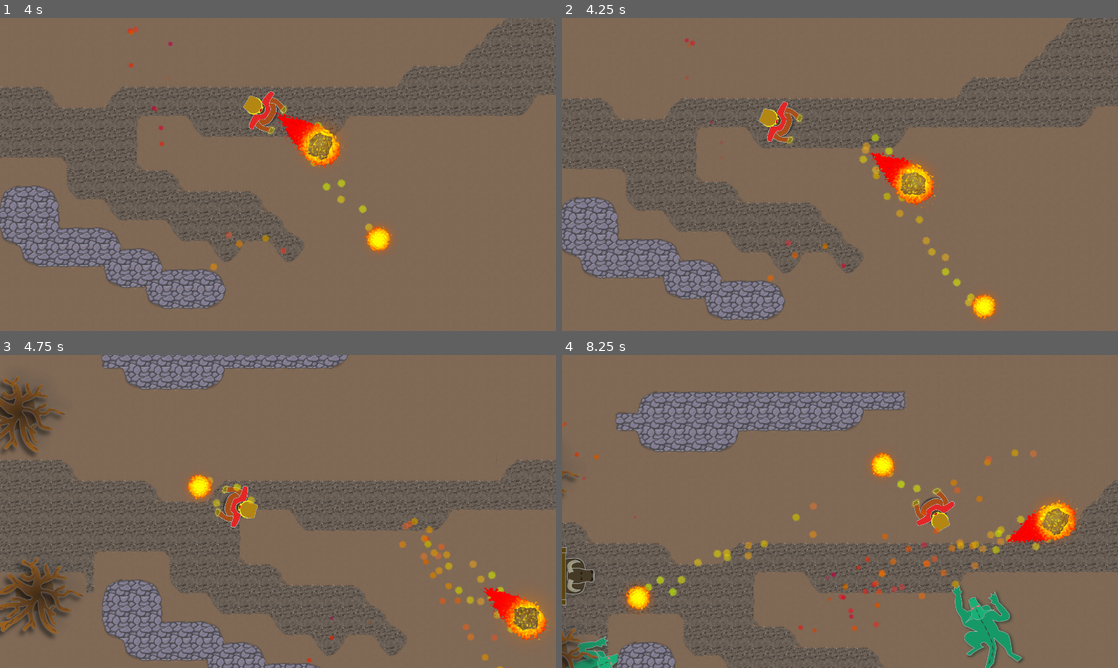
Above: before the commit, frames 1-4 (two rows, left to right).
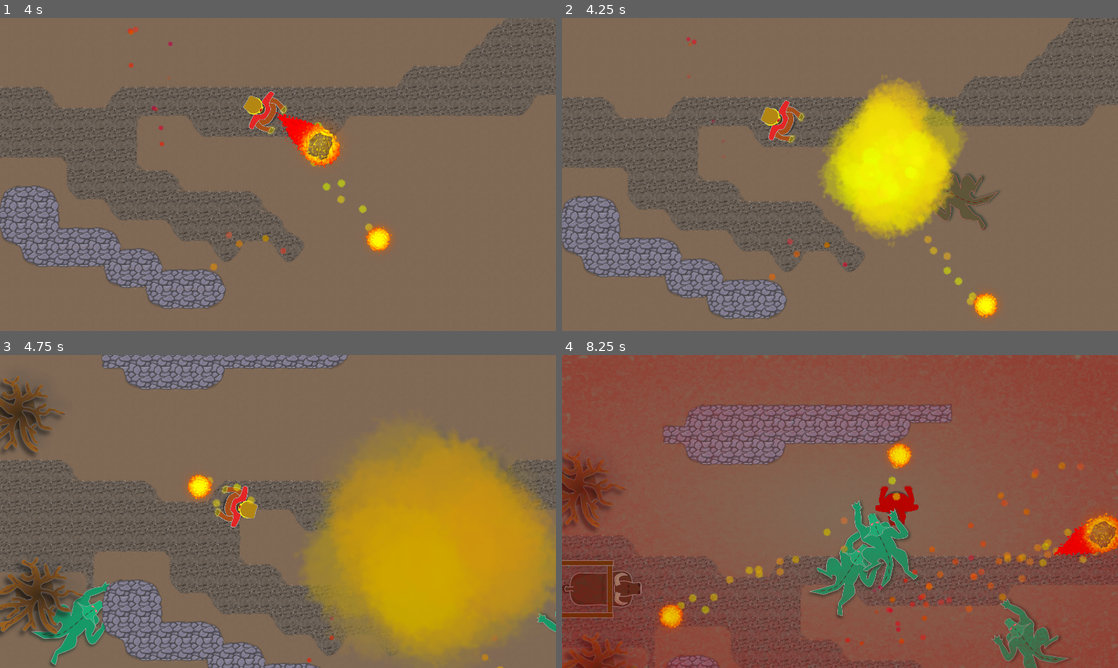
Above: after the commit, the same moments.

Repository: ludover-workshop/fireballs-example
Game: Godot game, scene res://scenes/main.tscn
The game is run twice, just before and just after one commit, with the same random seed, the same clock (stepped at 60 frames per second) and the same inputs.
Inputs (mouse positions are in pixels of both pictures, inside the frame that each line leads up to):
- Up to frame 1 (4 s): move the mouse to (400, 158) at 0.52 s; hold Right (ui_right) 0.53-1.28 s; click (400, 158) at 0.6 s; right-click (400, 158) at 0.8 s; move the mouse to (166, 190) at 1.27 s; hold Down (ui_down) 1.28-2.03 s; right-click (166, 190) at 1.35 s; click (166, 190) at 1.55 s; move the mouse to (333, 105) at 2.02 s; hold Right (ui_right) 2.03-2.78 s; click (333, 105) at 2.1 s; right-click (333, 105) at 2.3 s; move the mouse to (250, 237) at 2.77 s; hold Up (ui_up) 2.78-3.53 s; right-click (250, 237) at 2.85 s; click (250, 237) at 3.05 s; move the mouse to (444, 221) at 3.52 s; hold Left (ui_left) from 3.53 s (still down); click (444, 221) at 3.6 s; right-click (444, 221) at 3.8 s
- Up to frame 2 (4.25 s): keep holding Left (ui_left)
- Up to frame 3 (4.75 s): keep holding Left (ui_left); move the mouse to (111, 464) at 4.27 s; right-click (111, 464) at 4.35 s; click (111, 464) at 4.55 s
- Up to frame 4 (8.25 s): move the mouse to (867, 511) at 5.02 s; release Left (ui_left) at 5.03 s; hold Down (ui_down) 5.03-5.78 s; click (867, 511) at 5.1 s; right-click (867, 511) at 5.3 s; move the mouse to (756, 433) at 5.77 s; hold Right (ui_right) 5.78-6.53 s; right-click (756, 433) at 5.85 s; click (756, 433) at 6.05 s; move the mouse to (962, 495) at 6.52 s; hold Up (ui_up) 6.53-7.28 s; click (962, 495) at 6.6 s; right-click (962, 495) at 6.8 s; move the mouse to (728, 527) at 7.27 s; hold Right (ui_right) 7.28-8.03 s; right-click (728, 527) at 7.35 s; click (728, 527) at 7.55 s; move the mouse to (895, 442) at 8.02 s; hold Down (ui_down) from 8.03 s (still down); click (895, 442) at 8.1 s

Frame 1 is identical in both runs. In frame 2, 17% of the frame differs, in the area x 0-100%, y 0-97%; in frame 3, 26%; in frame 4, 64%, in the area x 0-100%, y 0-100%.

Commit message:
Sonidosgit add .

Diff:
--- /dev/null
+++ b/default_bus_layout.tres
@@ -0,0 +1,15 @@
+[gd_resource type="AudioBusLayout" format=2]
+
+[resource]
+bus/1/name = "Music"
+bus/1/solo = false
+bus/1/mute = false
+bus/1/bypass_fx = false
+bus/1/volume_db = -12.9785
+bus/1/send = "Master"
+bus/2/name = "Sound"
+bus/2/solo = false
+bus/2/mute = false
+bus/2/bypass_fx = false
+bus/2/volume_db = 0.0
+bus/2/send = "Master"
--- a/scenes/cart_with_path.tscn
+++ b/scenes/cart_with_path.tscn
@@ -2,7 +2,7 @@
 
 [ext_resource path="res://scenes/cart.tscn" type="PackedScene" id=1]
 [ext_resource path="res://scripts/CartPath.gd" type="Script" id=2]
-[ext_resource path="res://scenes/CartPathFollow2D.gd" type="Script" id=3]
+[ext_resource path="res://scripts/CartPathFollow2D.gd" type="Script" id=3]
 
 [node name="CartPath" type="Path2D"]
 curve = null
--- a/scenes/demon.tscn
+++ b/scenes/demon.tscn
@@ -6,6 +6,15 @@
 [ext_resource path="res://assets/demon_shadow.png" type="Texture" id=4]
 [ext_resource path="res://shaders/blinking_material.tres" type="Material" id=5]
 [ext_resource path="res://scenes/Damageable.tscn" type="PackedScene" id=6]
+[ext_resource path="res://scripts/RandomSounds.gd" type="Script" id=7]
+[ext_resource path="res://assets/demon-hurt2.ogg" type="AudioStream" id=8]
+[ext_resource path="res://assets/demon-hurt3.ogg" type="AudioStream" id=9]
+[ext_resource path="res://assets/demon-hurt4.ogg" type="AudioStream" id=10]
+[ext_resource path="res://assets/demon-hurt1.ogg" type="AudioStream" id=11]
+[ext_resource path="res://assets/demon-growl1.ogg" type="AudioStream" id=12]
+[ext_resource path="res://assets/demon-growl2.ogg" type="AudioStream" id=13]
+[ext_resource path="res://assets/demon-growl3.ogg" type="AudioStream" id=14]
+[ext_resource path="res://assets/demon-growl4.ogg" type="AudioStream" id=15]
 
 [sub_resource type="CapsuleShape2D" id=1]
 radius = 108.903
@@ -87,7 +96,7 @@
 
 [node name="demonShadow" type="Sprite" parent="demonSprite"]
 show_behind_parent = true
-position = Vector2( 0, 10 )
+position = Vector2( -1.6801, 8.2182 )
 texture = ExtResource( 4 )
 flip_v = true
 
@@ -115,5 +124,29 @@
 knockback_handler_path = NodePath("../TargetVelocityBehaviour")
 blinking_sprite_path = NodePath("../demonSprite")
 
+[node name="Sounds" type="Node2D" parent="."]
+
+[node name="HurtSounds" type="AudioStreamPlayer2D" parent="Sounds"]
+stream = ExtResource( 11 )
+volume_db = -3.104
+attenuation = 2.14355
+bus = "Sound"
+script = ExtResource( 7 )
+streams = [ ExtResource( 11 ), ExtResource( 8 ), ExtResource( 9 ), ExtResource( 10 ) ]
+
+[node name="GrowlSounds" type="AudioStreamPlayer2D" parent="Sounds"]
+attenuation = 2.07053
+bus = "Sound"
+script = ExtResource( 7 )
+streams = [ ExtResource( 12 ), ExtResource( 13 ), ExtResource( 14 ), ExtResource( 15 ) ]
+
+[node name="PlayGrowlArea" type="Area2D" parent="."]
+collision_layer = 0
+
+[node name="CollisionPolygon2D" type="CollisionPolygon2D" parent="PlayGrowlArea"]
+polygon = PoolVector2Array( 1.45016, -0.334625, 117.081, -336, 805.081, -896, 1188.54, -514.902, 1221.08, 0, 1189.08, 512, 805.081, 896, 117.081, 336 )
+
 [connection signal="body_entered" from="AttackArea" to="." method="_on_AttackArea_body_entered"]
 [connection signal="body_exited" from="AttackArea" to="." method="_on_AttackArea_body_exited"]
+[connection signal="body_entered" from="PlayGrowlArea" to="." method="_on_PlayGrowlArea_body_entered"]
+[connection signal="body_exited" from="PlayGrowlArea" to="." method="_on_PlayGrowlArea_body_exited"]
--- a/scenes/explosion.tscn
+++ b/scenes/explosion.tscn
@@ -1,7 +1,8 @@
-[gd_scene load_steps=15 format=2]
+[gd_scene load_steps=16 format=2]
 
 [ext_resource path="res://scripts/explosion.gd" type="Script" id=1]
 [ext_resource path="res://assets/ExplosionParticle.png" type="Texture" id=2]
+[ext_resource path="res://assets/explosion.wav" type="AudioStream" id=3]
 
 [sub_resource type="CircleShape2D" id=1]
 radius = 4.04729
@@ -120,4 +121,8 @@
 process_material = SubResource( 12 )
 texture = ExtResource( 2 )
 
+[node name="AudioStreamPlayer2D" type="AudioStreamPlayer2D" parent="."]
+stream = ExtResource( 3 )
+autoplay = true
+
 [connection signal="body_entered" from="Area2D" to="." method="_on_Area2D_body_entered"]
--- a/scenes/mage.tscn
+++ b/scenes/mage.tscn
@@ -6,6 +6,14 @@
 [ext_resource path="res://shaders/blinking_material.tres" type="Material" id=4]
 [ext_resource path="res://assets/mage_shadow.png" type="Texture" id=5]
 [ext_resource path="res://scenes/Damageable.tscn" type="PackedScene" id=6]
+[ext_resource path="res://assets/fireball-cast.wav" type="AudioStream" id=7]
+[ext_resource path="res://assets/meteor.wav" type="AudioStream" id=8]
+[ext_resource path="res://scripts/FireballFire.gd" type="Script" id=9]
+[ext_resource path="res://scripts/RandomSounds.gd" type="Script" id=10]
+[ext_resource path="res://assets/hurt4.ogg" type="AudioStream" id=11]
+[ext_resource path="res://assets/hurt3.ogg" type="AudioStream" id=12]
+[ext_resource path="res://assets/hurt2.ogg" type="AudioStream" id=14]
+[ext_resource path="res://assets/hurt1.ogg" type="AudioStream" id=15]
 
 [sub_resource type="CapsuleShape2D" id=1]
 radius = 35.8104
@@ -42,3 +50,22 @@
 [node name="Damageable" parent="." instance=ExtResource( 6 )]
 knockback_handler_path = NodePath("../TargetVelocityBehaviour")
 blinking_sprite_path = NodePath("../mage")
+
+[node name="Sounds" type="Node2D" parent="."]
+position = Vector2( -1, 0 )
+
+[node name="FireballFire" type="AudioStreamPlayer2D" parent="Sounds"]
+position = Vector2( -1, 0 )
+stream = ExtResource( 7 )
+volume_db = -3.0
+bus = "Sound"
+script = ExtResource( 9 )
+
+[node name="MeteorFire" type="AudioStreamPlayer2D" parent="Sounds"]
+stream = ExtResource( 8 )
+bus = "Sound"
+
+[node name="Hurt" type="AudioStreamPlayer2D" parent="Sounds"]
+stream = ExtResource( 15 )
+script = ExtResource( 10 )
+streams = [ ExtResource( 15 ), ExtResource( 14 ), ExtResource( 12 ), ExtResource( 11 ) ]
--- a/scenes/main.tscn
+++ b/scenes/main.tscn
@@ -14,6 +14,7 @@
 [ext_resource path="res://scenes/cart_with_path.tscn" type="PackedScene" id=12]
 [ext_resource path="res://assets/dead-tree.png" type="Texture" id=13]
 [ext_resource path="res://scripts/obstacle_blocking.gd" type="Script" id=14]
+[ext_resource path="res://assets/Serge Quadrado - Agression.mp3" type="AudioStream" id=15]
 
 [sub_resource type="ConvexPolygonShape2D" id=1]
 points = PoolVector2Array( 64.0741, 72, 7.36111, 72, 6.2037, 5.0463, 64.0741, 6.20367 )
@@ -621,7 +622,7 @@
 position = Vector2( 960, 540 )
 
 [node name="SpawnTimer" type="Timer" parent="."]
-wait_time = 4.0
+wait_time = 2.0
 
 [node name="SpawnPath" type="Path2D" parent="."]
 curve = SubResource( 49 )
@@ -698,6 +699,11 @@
 curve = SubResource( 51 )
 steps = [ SubResource( 52 ), SubResource( 53 ), SubResource( 54 ), SubResource( 55 ), SubResource( 56 ) ]
 
+[node name="MusicPlayer" type="AudioStreamPlayer" parent="."]
+stream = ExtResource( 15 )
+autoplay = true
+bus = "Music"
+
 [connection signal="mage_damaged" from="Mage" to="CanvasLayer/Interface/MageDamageFeedback" method="_on_Mage_mage_damaged"]
 [connection signal="timeout" from="SpawnTimer" to="." method="_on_SpawnTimer_timeout"]
 
--- /dev/null
+++ b/scripts/FireballFire.gd
@@ -0,0 +1,20 @@
+extends AudioStreamPlayer2D
+
+
+func play_with_random_pitch():
+	var pitch = rand_range(0.5, 2)
+	if !playing:
+		self.pitch_scale = pitch
+		self.play()
+	else:
+		var asp = self.duplicate()
+
+		get_parent().add_child(asp)
+
+		asp.stream = stream
+		asp.pitch_scale = pitch
+		asp.play()
+
+		yield(asp, "finished")
+
+		asp.queue_free()
--- /dev/null
+++ b/scripts/RandomSounds.gd
@@ -0,0 +1,8 @@
+extends AudioStreamPlayer2D
+
+export(Array, AudioStream) var streams
+
+func play_random():
+	self.stream = streams[randi() % streams.size()]
+	self.stream.loop = false
+	self.play()
--- a/scripts/demon.gd
+++ b/scripts/demon.gd
@@ -10,8 +10,13 @@
 export(float) var attack_cooldown = 0.7
 var remaining_attack_cooldown = 0
 
+const TIME_BETWEEN_GROWLS = 2.5
+
 var target: Node2D
 var attacking: bool = false
+
+var growling: bool = false
+var can_growl:bool = true
 
 onready var targetVelocityBehaviour = $TargetVelocityBehaviour
 onready var animationPlayer = $AnimationPlayer
@@ -33,6 +38,7 @@
 	damageable.receive_damage_from(damager)
 	hurtAnimationPlayer.stop(true)
 	hurtAnimationPlayer.play("Hurt")
+	$Sounds/HurtSounds.play_random()
 
 func _process(delta):
 	if is_instance_valid(target):
@@ -45,6 +51,16 @@
 		remaining_attack_cooldown = attack_cooldown
 	else:
 		remaining_attack_cooldown = max(remaining_attack_cooldown - delta, 0)
+
+	if growling:
+		growl()
+
+func growl():
+	if can_growl:
+		can_growl = false
+		$Sounds/GrowlSounds.play_random()
+		yield(get_tree().create_timer(TIME_BETWEEN_GROWLS + rand_range(-1, 1)), "timeout")
+		can_growl = true
 
 func turn_towards_target(delta):
 	var target_angle = angle_to_target()
@@ -77,3 +93,12 @@
 func _on_AttackArea_body_exited(_body):
 	if attack_area.get_overlapping_bodies().empty():
 		attacking = false
+
+
+func _on_PlayGrowlArea_body_entered(body):
+	growling = true
+
+
+func _on_PlayGrowlArea_body_exited(body):
+	if $PlayGrowlArea.get_overlapping_bodies().empty():
+		growling = false
--- a/scripts/explosion.gd
+++ b/scripts/explosion.gd
@@ -43,5 +43,5 @@
 
 
 func _on_Area2D_body_entered(body):
-	if body.has_method("receive_damage_from"):
+	if is_instance_valid(body) && body.has_method("receive_damage_from"):
 		body.receive_damage_from(self)
--- a/scripts/mage.gd
+++ b/scripts/mage.gd
@@ -34,23 +34,25 @@
 	check_fireball_trigger(delta)
 	check_meteor_trigger(delta)
 
-func check_projectile_trigger(delta, action: String, remainingCooldownRef: String, cooldown: float, instancer: PackedScene):
+func check_projectile_trigger(delta, action: String, remainingCooldownRef: String, cooldown: float, instancer: PackedScene, sound_method = null):
 	var currentCooldown = get(remainingCooldownRef)
 	if Input.is_action_pressed(action) && currentCooldown <= 0:
 		var projectile = instancer.instance()
 		projectile.init(self, fireball_spawn_point.global_position, self.rotation)
 		fireballs_parent.add_child(projectile)
 
+		if(self.has_method(sound_method)):
+			self.call(sound_method)
+
 		set(remainingCooldownRef, cooldown)
 	else:
 		set(remainingCooldownRef, max(currentCooldown - delta, 0))
 
 func check_meteor_trigger(delta):
-	check_projectile_trigger(delta, "ui_fire_meteor", "remaining_meteor_cooldown", meteor_cooldown, meteor_scene)
-
+	check_projectile_trigger(delta, "ui_fire_meteor", "remaining_meteor_cooldown", meteor_cooldown, meteor_scene, "play_meteor_sound")
 
 func check_fireball_trigger(delta):
-	check_projectile_trigger(delta, "ui_fire", "remaining_fire_cooldown", fire_cooldown, fireball_scene)
+	check_projectile_trigger(delta, "ui_fire", "remaining_fire_cooldown", fire_cooldown, fireball_scene, "play_fireball_sound")
 
 func update_target(delta):
 	rotation = get_global_mouse_position().angle_to_point(position)
@@ -78,5 +80,13 @@
 onready var damageable = $Damageable
 
 func receive_damage_from(damager):
+	$Sounds/Hurt.play_random()
 	damageable.receive_damage_from(damager)
 	emit_signal("mage_damaged")
+
+
+func play_meteor_sound():
+	$Sounds/MeteorFire.play()
+
+func play_fireball_sound():
+	$Sounds/FireballFire.play_with_random_pitch()
Not shown, added: assets/Serge Quadrado - Agression.mp3.import
Not shown, added: assets/Serge Quadrado - Panic.mp3.import
Not shown, added: assets/demon-growl1.ogg.import
Not shown, added: assets/demon-growl2.ogg.import
Not shown, added: assets/demon-growl3.ogg.import
Not shown, added: assets/demon-growl4.ogg.import
Not shown, added: assets/demon-hurt1.ogg.import
Not shown, added: assets/demon-hurt2.ogg.import
Not shown, added: assets/demon-hurt3.ogg.import
Not shown, added: assets/demon-hurt4.ogg.import
Not shown, added: assets/explosion.wav.import
Not shown, added: assets/fireball-cast.wav.import
(and 31 more such lines)
